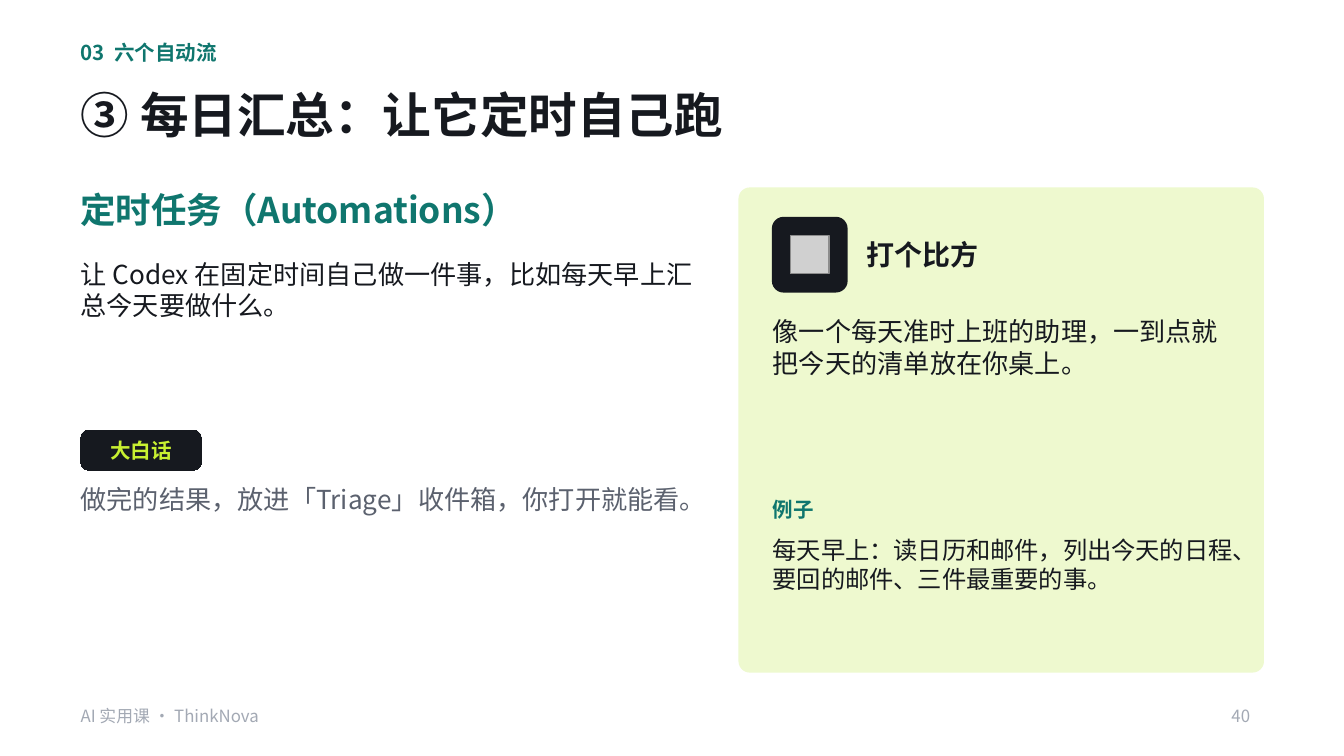
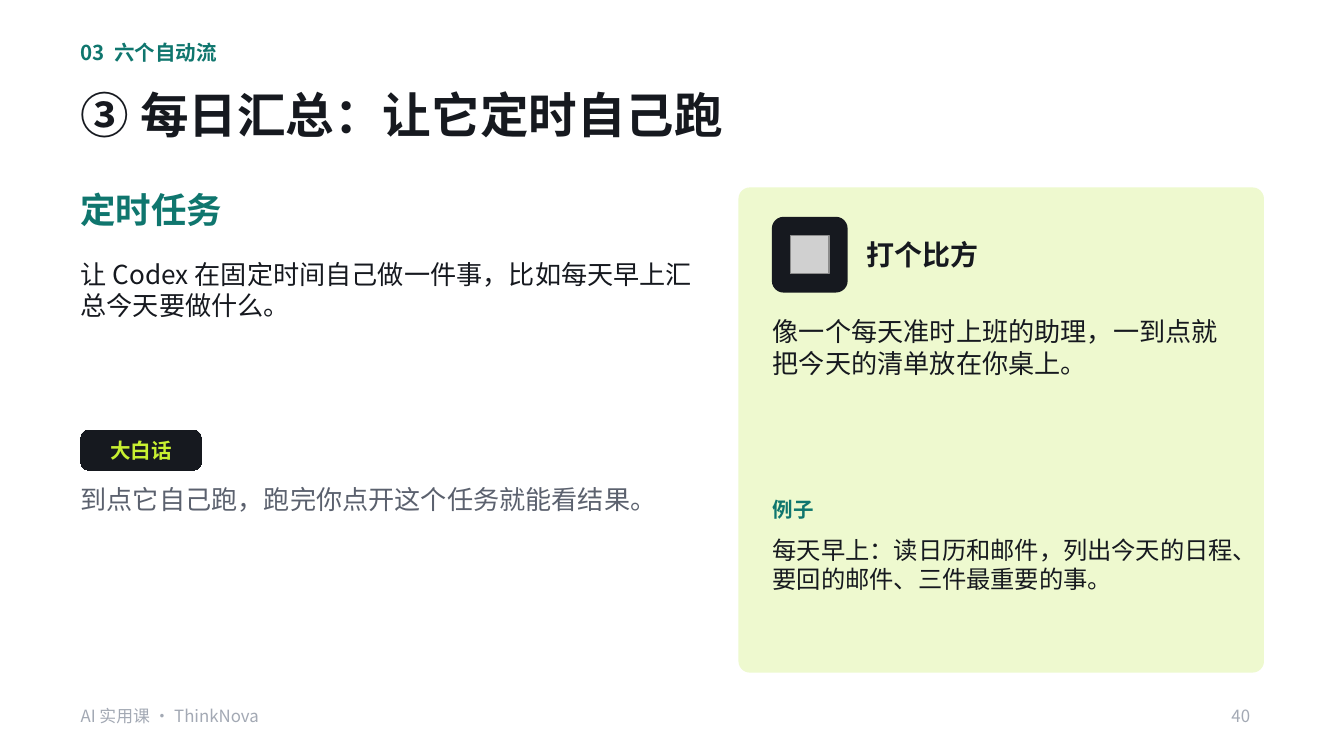
Before and after one commit to freyhuang-11/thinknova-memory, a slide deck: slide 40 of courses/小生意实用课/AI实用课_Codex提效.pptx. Drawn at 1344x756 pixels with LibreOffice and Linux fonts; fonts in the diff are those of the drawing; grey boxes stand for pictures. Boxes give left, top, right and bottom in pixels: in the first picture for what was removed or moved away, otherwise in the second. Text is boxed around its words. In the diff, an @@ line names an element or a change of style, - is before the commit and + after.

```diff
--- a/courses/小生意实用课/AI实用课_Codex提效.pptx
+++ b/courses/小生意实用课/AI实用课_Codex提效.pptx
@@ text at [81,192,223,226]: text changed @@
-定时任务（Automations）
+定时任务
@@ text at [81,487,657,512]: text changed @@
-做完的结果，放进「Triage」收件箱，你打开就能看。
+到点它自己跑，跑完你点开这个任务就能看结果。
```
Also in this commit, not shown: 5 other slides changed, 6 other files.
